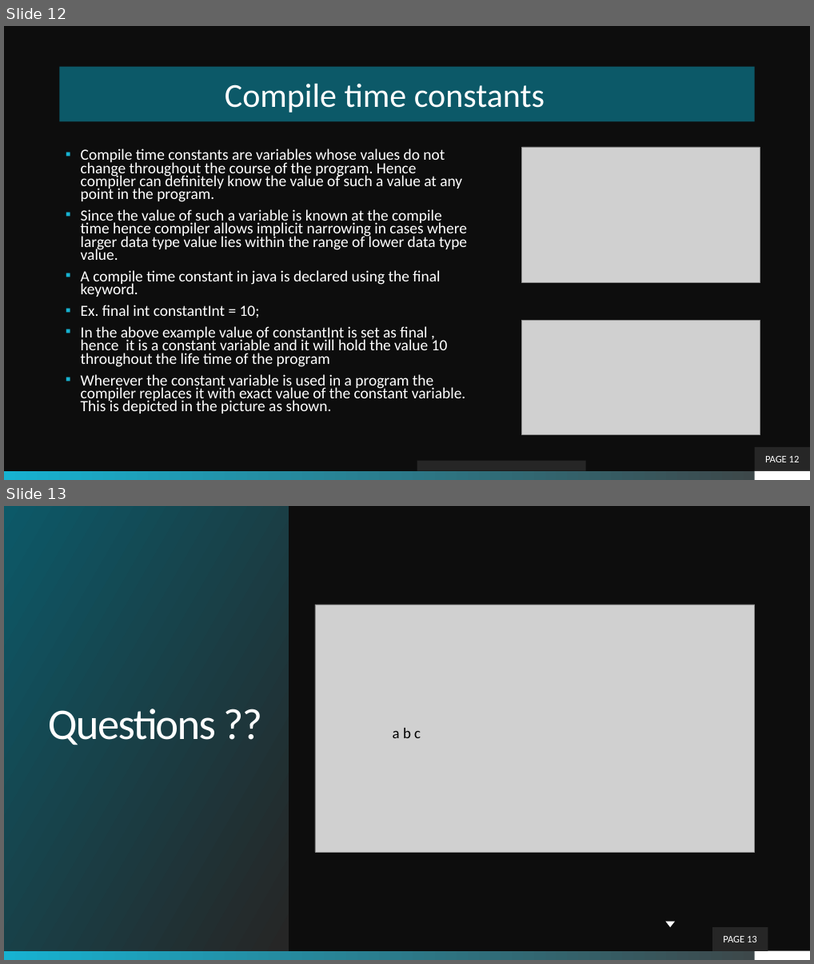
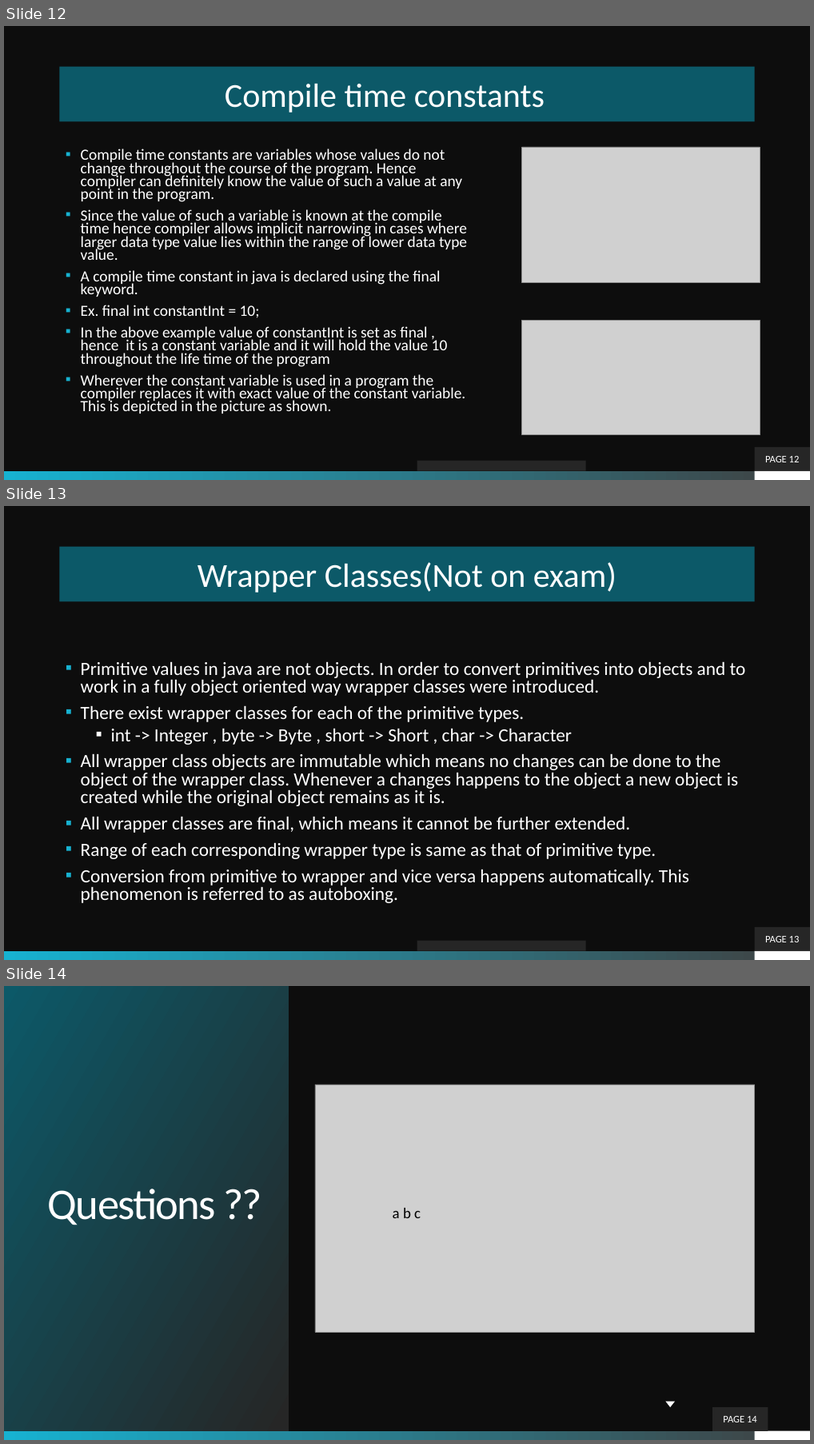
Before and after one commit to theLeonidas/Courses, a slide deck: courseMaterial/Objective-3-Primitives/Data Types [Autosaved].pptx. Shown one above the other, each under a label of ours: slides 12 and 13 before the commit, slides 12, 13 and 14 after it. The pictures are 814x964 and 814x1444 pixels, drawn with LibreOffice and Linux fonts; fonts in the diff are those of the drawing; grey boxes stand for pictures; background and template pictures are left out. Boxes give left, top, right and bottom in pixels: in the first picture for what was removed or moved away, otherwise in the second. Text is boxed around its words. In the diff, an @@ line names an element or a change of style, - is before the commit and + after.

```diff
--- a/courseMaterial/Objective-3-Primitives/Data Types [Autosaved].pptx
+++ b/courseMaterial/Objective-3-Primitives/Data Types [Autosaved].pptx
@@ slide 13 added at bbox=[4, 506, 810, 960], background picture (left out); not listed: 2 template elements that a slide beside it also shows @@
@@ title added at bbox=[60, 547, 755, 601], fill #0C5968, 40 pt, text #FFFFFF @@
+Wrapper Classes(Not on exam)
@@ text added at bbox=[81, 661, 746, 903], 22.2 pt, text #FFFFFF @@
+▪ Primitive values in java are not objects. In order to convert primitives into objects and to work in a fully object oriented way wrapper classes were introduced.
+▪ There exist wrapper classes for each of the primitive types.
+  ▪ int -> Integer , byte -> Byte , short -> Short , char -> Character
+▪ All wrapper class objects are immutable which means no changes can be done to the object of the wrapper class. Whenever a changes happens to the object a new object is created while the original object remains as it is.
+▪ All wrapper classes are final, which means it cannot be further extended.
+▪ Range of each corresponding wrapper type is same as that of primitive type.
+▪ Conversion from primitive to wrapper and vice versa happens automatically. This phenomenon is referred to as autoboxing.
@@ page number added at bbox=[755, 927, 810, 951], fill #262626, 12 pt, text #FFFFFF @@
+PAGE 13
@@ rectangle added at bbox=[417, 940, 586, 951], fill #262626 @@
@@ what was slide 13 is now slide 14 @@
@@ page number at bbox=[723, 1416, 758, 1422]: text changed @@
-PAGE 13
+PAGE 14
```
Also in this commit, not shown: 59 other files.
